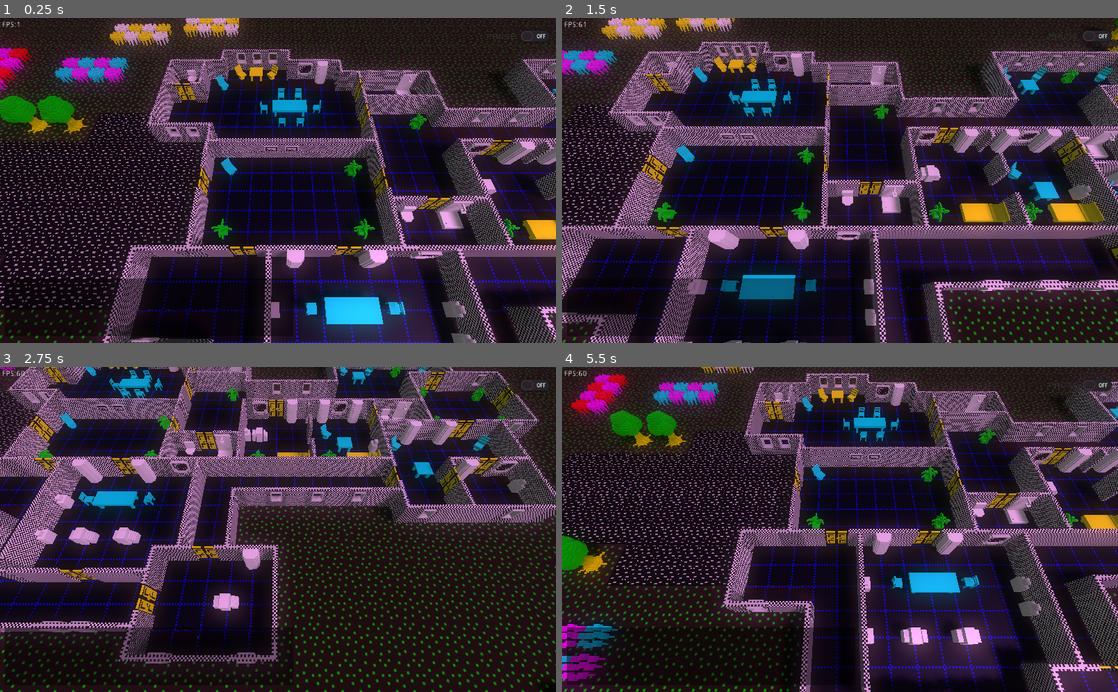
Above: before the commit, frames 1-4 (two rows, left to right).
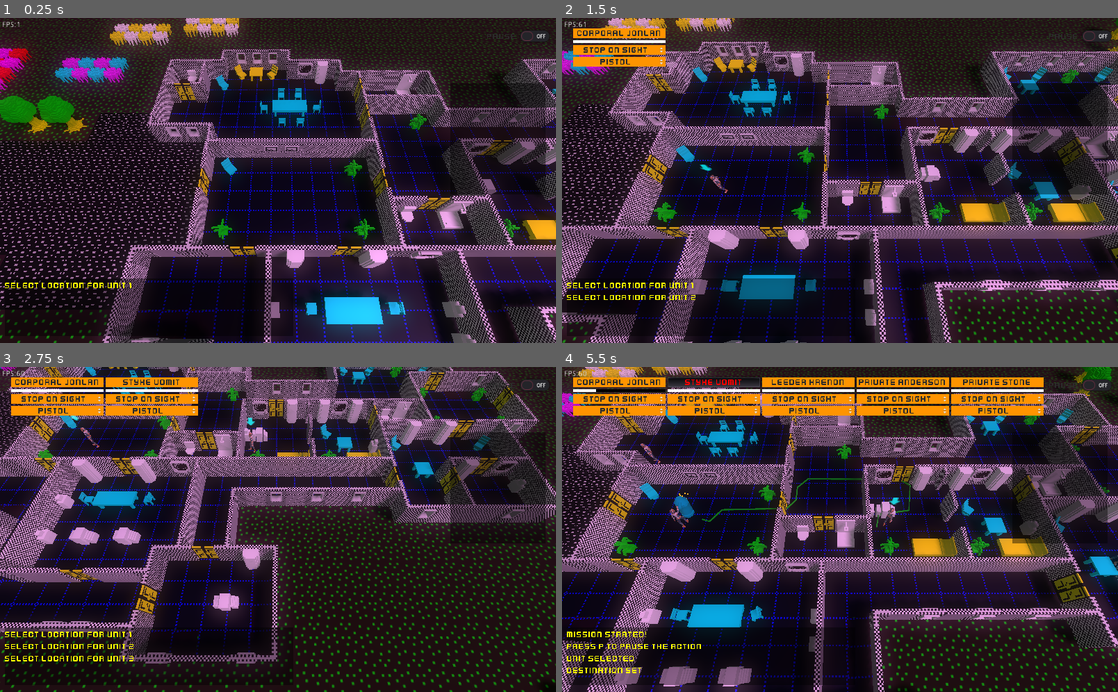
Above: after the commit, the same moments.

Repository: SteveSmith16384/LaserFodder
Game: Godot game, scene res://Main.tscn
Two runs of this game, one before a commit and one after it. Both use one fixed random seed, a clock stepped at 60 frames per second and the inputs below.
Inputs (mouse positions are in pixels of both pictures, inside the frame that each line leads up to):
- Up to frame 1 (0.25 s): no input
- Up to frame 2 (1.5 s): move the mouse to (962, 164) at 0.52 s; hold D (right) 0.53-1.28 s; tap 1 (unit_1) at 0.6 s; click (962, 164) at 0.67 s; move the mouse to (728, 196) at 1.27 s; hold S (down) from 1.28 s (still down); tap 2 (unit_2) at 1.35 s; click (728, 196) at 1.42 s
- Up to frame 3 (2.75 s): move the mouse to (333, 458) at 2.02 s; release S (down) at 2.03 s; hold D (right) from 2.03 s (still down); tap 3 (unit_3) at 2.1 s; click (333, 458) at 2.17 s
- Up to frame 4 (5.5 s): move the mouse to (812, 594) at 2.77 s; release D (right) at 2.78 s; hold W (up) 2.78-3.53 s; tap 4 (unit_4) at 2.85 s; click (812, 594) at 2.92 s; move the mouse to (1006, 578) at 3.52 s; hold A (left) 3.53-5.03 s; tap 5 (unit_5) at 3.6 s; click (1006, 578) at 3.67 s; tap R (reload) at 4.15 s; move the mouse to (673, 480) at 4.27 s; tap 1 (unit_1) at 4.35 s; click (673, 480) at 4.42 s; move the mouse to (867, 529) at 5.02 s; hold S (down) from 5.03 s (still down); tap 2 (unit_2) at 5.1 s; click (867, 529) at 5.17 s

The runs differ from the first frame. In frame 1, 2.3% of the frame differs, in the area x 0-99%, y 20-84%; in frame 2, 4.2%; in frame 3, 6.1%; in frame 4, 62%, in the area x 0-100%, y 0-100%.
Error before the commit: Parse Error: The identifier "player" isn't declared in the current scope. (res://GameScene.gd:262)
Error after the commit: Invalid get index '0' (on base: 'Array'). (res://GameScene.gd:27)

Commit message:
Show unit stats

Diff:
--- a/src/GameScene.gd
+++ b/src/GameScene.gd
@@ -50,7 +50,7 @@
 	pass
 
 
-func _physics_process_deploy(delta):
+func _physics_process_deploy(_delta):
 #	if mouse_pos.x > 612:
 #	$CameraController.adj_target_aim((mouse_pos.x - 612) * delta * 0.1, 0)
 #	else:
@@ -259,6 +259,6 @@
 		can_carry.items.erase(item)
 		append_log("Weapon reloaded")
 		# todo - player can't shoot until reload time
-		player.emit_signal_equipment_changed()
+		selected_unit.emit_signal_equipment_changed()
 		break
 	pass
--- a/src/UI/GameUI.gd
+++ b/src/UI/GameUI.gd
@@ -20,6 +20,14 @@
 
 func _on_player_selected(player):
 	emit_signal("player_selected", player)
+
+	# Show unit stats
+	var unit_data :UnitData = player.get_node("UnitData")
+	$UnitStats.clear_log()
+	$UnitStats.text = unit_data.unit_name + "\n"
+	$UnitStats.text += "Armour: " + str(int(unit_data.armour)) + "%\n"
+	$UnitStats.text += "Acc: " + str(int(unit_data.accuracy)) + "%\n"
+	$UnitStats.text += "Health: " + str(int(unit_data.health)) + "\n"
 	pass
 
 
--- a/src/UI/GameUI.tscn
+++ b/src/UI/GameUI.tscn
@@ -26,6 +26,17 @@
 text = "  Pause"
 flat = true
 
+[node name="UnitStats" type="TextEdit" parent="."]
+margin_left = 829.0
+margin_top = 121.0
+margin_right = 1005.0
+margin_bottom = 326.0
+mouse_filter = 2
+mouse_default_cursor_shape = 0
+theme = ExtResource( 2 )
+readonly = true
+script = ExtResource( 1 )
+
 [node name="Log" type="TextEdit" parent="."]
 margin_left = 9.0
 margin_top = 481.0
--- a/src/UI/UnitUIControl.gd
+++ b/src/UI/UnitUIControl.gd
@@ -55,10 +55,13 @@
 
 
 func _get_item_text(item):
-	var is_item = item.get_node("IsItem")
-	var is_gun = item.find_node("IsGun", false)
+	var is_item:IsItem = item.get_node("IsItem")
+	var is_gun:IsGun = item.find_node("IsGun", false)
 	if is_gun != null:
-		return is_item.item_name + " " + str(is_gun.get_ammo()) + "/" + str(is_gun.max_ammo)
+		if is_gun.infinite_ammo:
+			return is_item.item_name
+		else:
+			return is_item.item_name + " " + str(is_gun.get_ammo()) + "/" + str(is_gun.max_ammo)
 	else:
 		return is_item.item_name
 
--- a/src/components/CanCarry.gd
+++ b/src/components/CanCarry.gd
@@ -3,6 +3,7 @@
 
 var items = []
 var current_item
+
 
 func get_first_gun():
 	for item in items:
--- a/src/components/IsGun.gd
+++ b/src/components/IsGun.gd
@@ -18,9 +18,6 @@
 var time_of_next_shot:float = 0
 var num_left_in_burst: int = 3
 
-
-func _process(delta):
-	pass
 
 func get_ammo():
 	if infinite_ammo:
--- a/src/components/IsItem.gd
+++ b/src/components/IsItem.gd
@@ -1,3 +1,4 @@
+class_name IsItem
 extends Node
 
 export var item_name : String
--- a/src/project.godot
+++ b/src/project.godot
@@ -50,6 +50,11 @@
 "path": "res://components/IsGun.gd"
 }, {
 "base": "Node",
+"class": "IsItem",
+"language": "GDScript",
+"path": "res://components/IsItem.gd"
+}, {
+"base": "Node",
 "class": "UnitData",
 "language": "GDScript",
 "path": "res://components/UnitData.gd"
@@ -63,6 +68,7 @@
 "FiredRocket": "",
 "IsAmmo": "",
 "IsGun": "",
+"IsItem": "",
 "UnitData": ""
 }
 
--- a/src/systems/PlayerAISystem.gd
+++ b/src/systems/PlayerAISystem.gd
@@ -151,10 +151,3 @@
 		can_move.route_polygon.visible = false
 	player.idle_anim()
 	pass
-
-
-func _on_DistanceCheckTimer_timeout():
-	var players = get_tree().get_nodes_in_group("player")
-	for player in players:
-		var can_move:CanMove = player.get_node("CanMove")
-	pass
--- a/src/systems/PlayerAISystem.tscn
+++ b/src/systems/PlayerAISystem.tscn
@@ -4,8 +4,3 @@
 
 [node name="PlayerAISystem" type="Node"]
 script = ExtResource( 1 )
-
-[node name="DistanceCheckTimer" type="Timer" parent="."]
-autostart = true
-
-[connection signal="timeout" from="DistanceCheckTimer" to="." method="_on_DistanceCheckTimer_timeout"]
